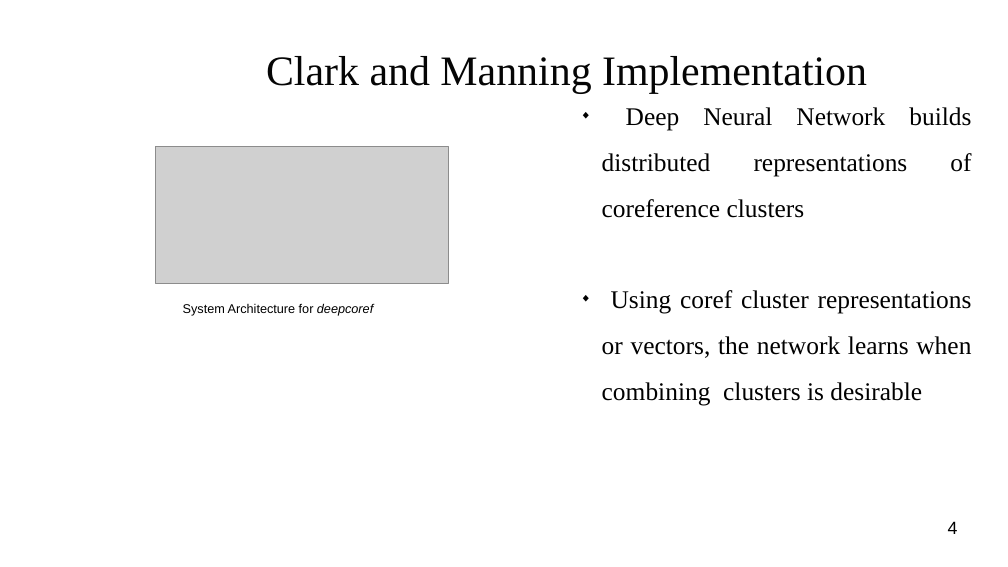
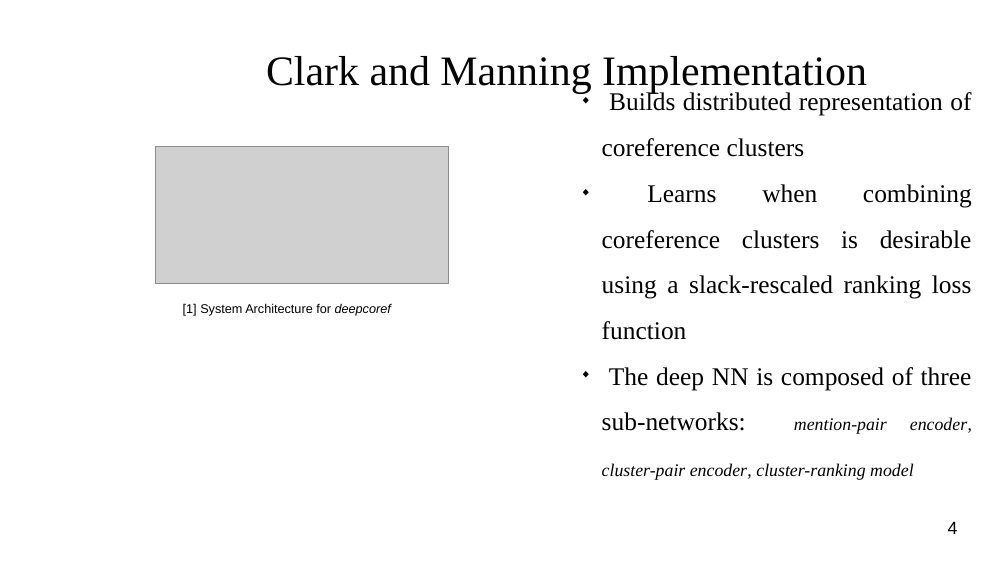
Before and after one commit to masonedmison/coref, a slide deck: slide 4 of documentation/presentation/cs710_presentation.odp. Drawn at 1008x567 pixels with LibreOffice and Linux fonts; fonts in the diff are those of the drawing; grey boxes stand for pictures; background and template pictures are left out. Boxes give left, top, right and bottom in pixels: in the first picture for what was removed or moved away, otherwise in the second. Text is boxed around its words. In the diff, an @@ line names an element or a change of style, - is before the commit and + after.

```diff
--- a/documentation/presentation/cs710_presentation.odp
+++ b/documentation/presentation/cs710_presentation.odp
@@ subtitle at (602, 90, 972, 480): text changed @@
-◆ Deep Neural Network builds distributed representations of coreference clusters
-◆ Using coref cluster representations or vectors, the network learns when combining clusters is desirable
+◆ Builds distributed representation of coreference clusters
+◆ Learns when combining coreference clusters is desirable using a slack-rescaled ranking loss function
+◆ The deep NN is composed of three sub-networks: mention-pair encoder, cluster-pair encoder, cluster-ranking model
@@ text at (183, 303, 391, 316): text changed @@
-System Architecture for deepcoref
+[1] System Architecture for deepcoref
```
Also in this commit, not shown: 5 other slides changed, 1 slide added, 2 slides removed, 9 other files.
